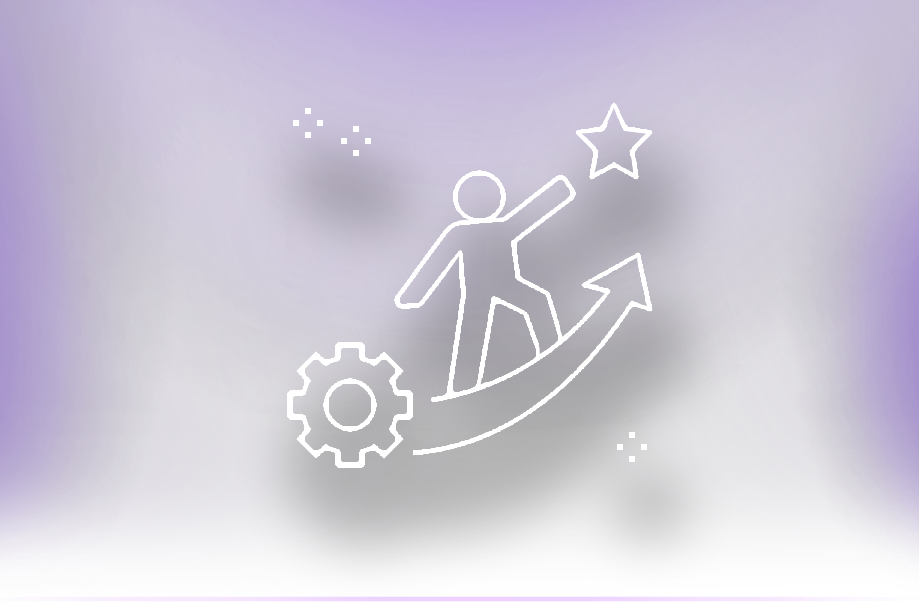
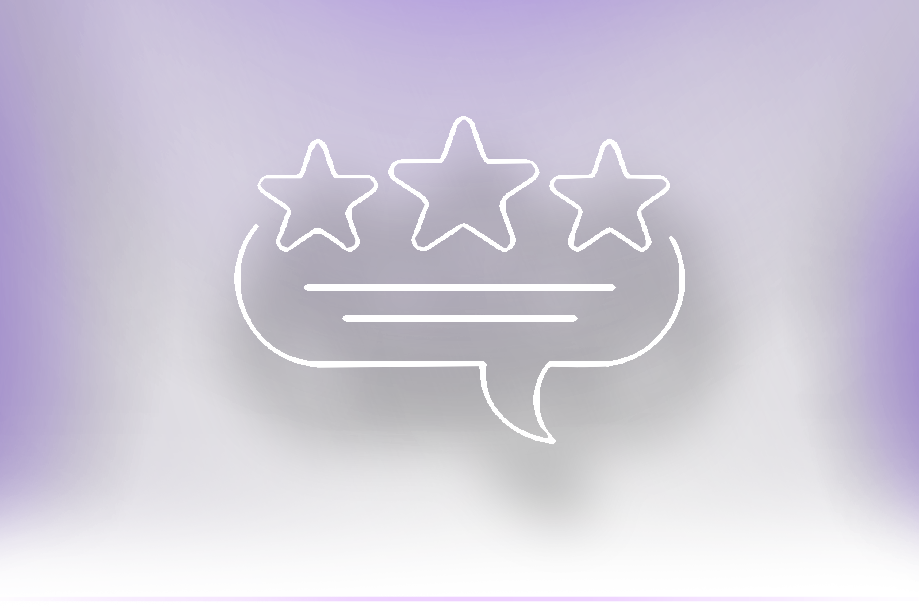
Layered file, before and after one edit (919×609). Changes by layer:
added layer "testimonial copy 2" above "testimonial copy" over [234, 116, 685, 445]
added layer "testimonial copy" above "testimonial" over [234, 116, 685, 445]
added layer "testimonial" above "project copy" over [234, 116, 685, 445]
hid "Warstwa 5", painted on it over [287, 102, 653, 468]
